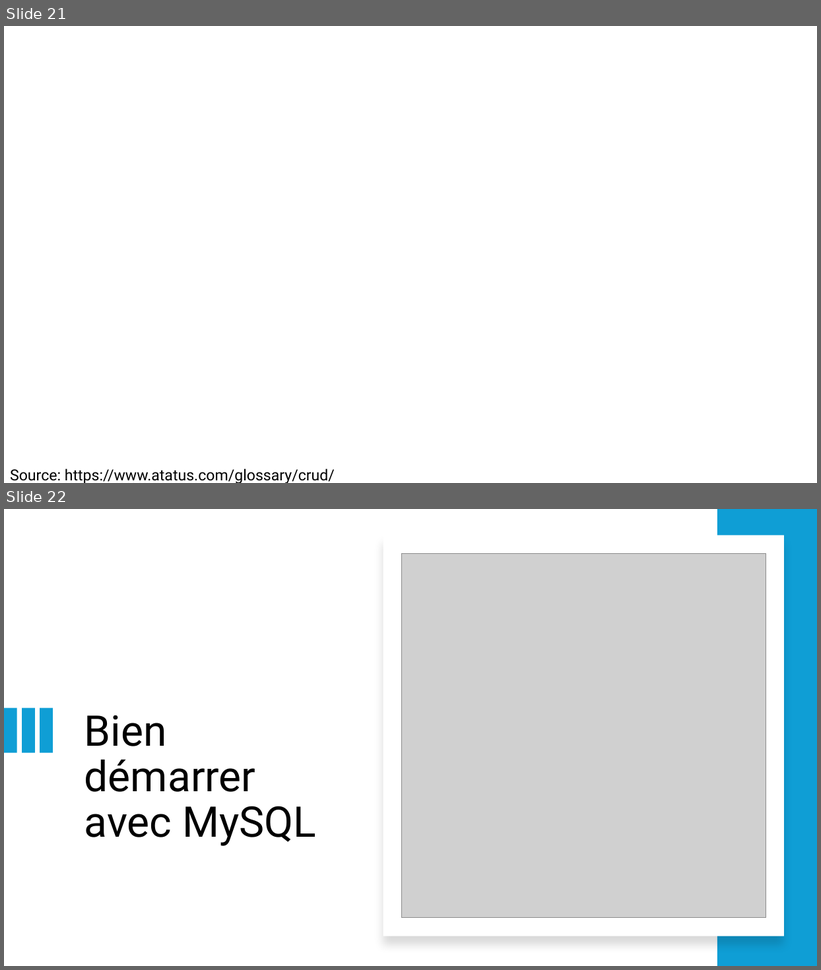
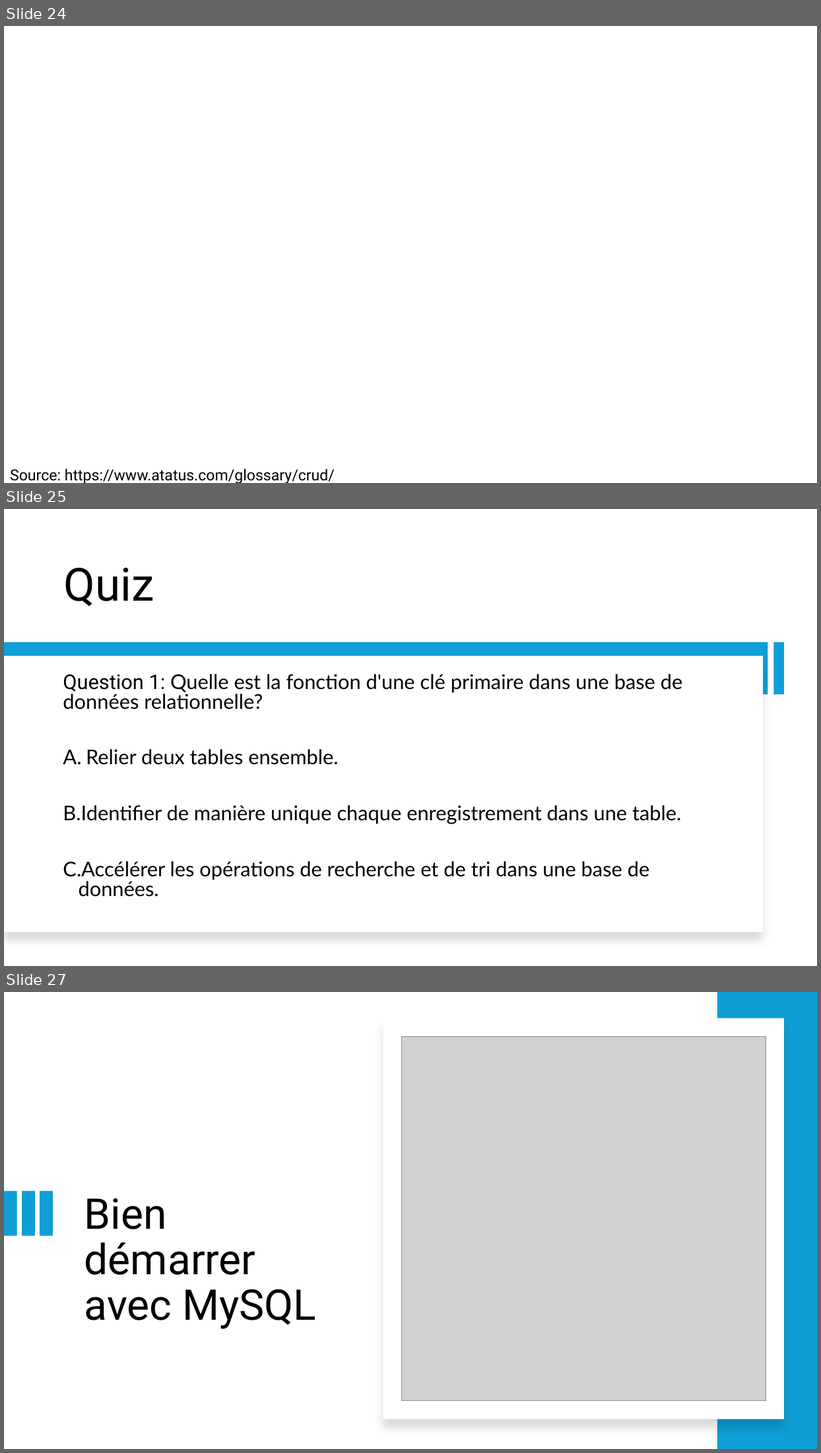
Before and after one commit to LeCoinStat/LeCoinStat, a slide deck: Bien_Debuter_SQL/Jour1/Bases_SQL_Guide_Pour_Bien_Démarrer.pptx. Shown one above the other, each under a label of ours: slides 21 and 22 before the commit, slides 24, 25 and 27 after it; the slides between them are not shown. The pictures are 821x970 and 821x1453 pixels, drawn with LibreOffice and Linux fonts; fonts in the diff are those of the drawing; grey boxes stand for pictures; background and template pictures are left out. Boxes give left, top, right and bottom in pixels: in the first picture for what was removed or moved away, otherwise in the second. Text is boxed around its words. In the diff, an @@ line names an element or a change of style, - is before the commit and + after.

```diff
--- a/Bien_Debuter_SQL/Jour1/Bases_SQL_Guide_Pour_Bien_Démarrer.pptx
+++ b/Bien_Debuter_SQL/Jour1/Bases_SQL_Guide_Pour_Bien_Démarrer.pptx
@@ slide 25 added at (x1=4, y1=509, x2=817, y2=966), background #FFFFFF @@
@@ title added at (x1=64, y1=568, x2=154, y2=606), 54 pt, text #000000 @@
+Quiz
@@ rectangle added at (x1=4, y1=642, x2=768, y2=694), fill #0F9ED5 @@
@@ rectangle added at (x1=774, y1=642, x2=784, y2=694), fill #0F9ED5 @@
@@ rectangle added at (x1=4, y1=656, x2=764, y2=933), fill #FFFFFF @@
@@ text added at (x1=63, y1=674, x2=683, y2=897), 24 pt, text #000000 @@
+Question 1: Quelle est la fonction d'une clé primaire dans une base de données relationnelle?
+A. Relier deux tables ensemble.
+B. Identifier de manière unique chaque enregistrement dans une table.
+C. Accélérer les opérations de recherche et de tri dans une base de données.
@@ what was slide 21 is now slide 24 @@
@@ what was slide 22 is now slide 27 @@
```
Also in this commit, not shown: 12 slides changed, 6 other slides added, 1 slide removed, 1 other file.
